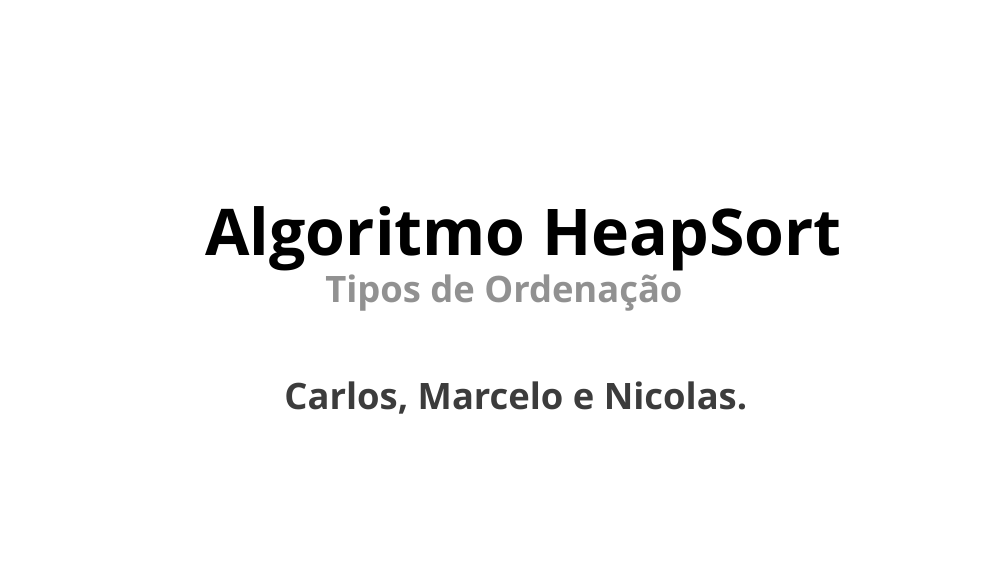
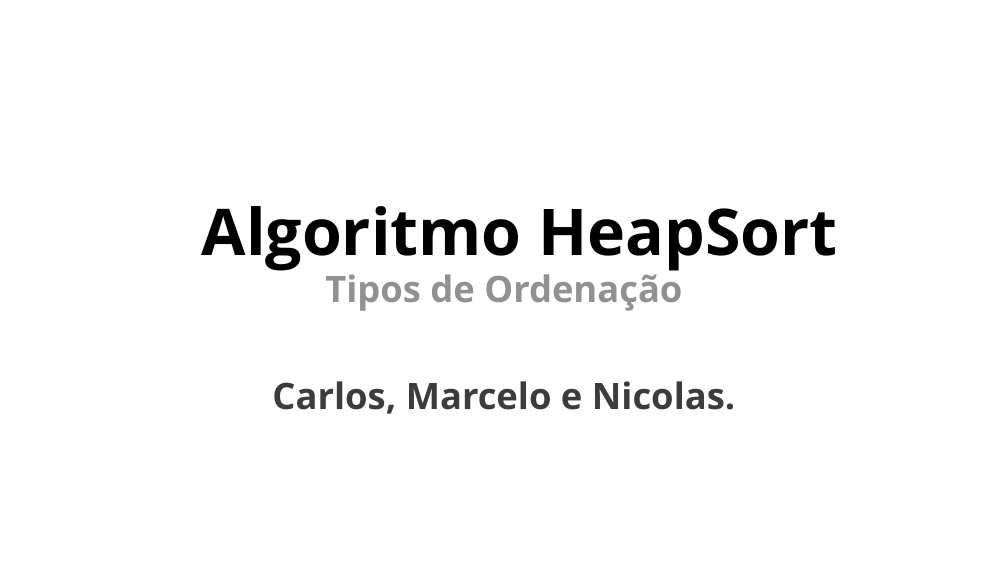
Before and after one commit to unibrasil-programacao-computadores/tp-heapsort, a slide deck: slide 1 of Heap_Sort.pptx. Drawn at 1008x567 pixels with LibreOffice and Linux fonts; fonts in the diff are those of the drawing. Boxes give left, top, right and bottom in pixels: in the first picture for what was removed or moved away, otherwise in the second. Text is boxed around its words. In the diff, an @@ line names an element or a change of style, - is before the commit and + after.

```diff
--- a/Heap_Sort.pptx
+++ b/Heap_Sort.pptx
@@ text "Algoritmo HeapSort": place and size @@
-text "Algoritmo HeapSort" at (206,206,841,271)
+text "Algoritmo HeapSort" at (202,206,837,271)
@@ text "Carlos, Marcelo e Nicolas.": place and size @@
-text "Carlos, Marcelo e Nicolas." at (284,381,747,414)
+text "Carlos, Marcelo e Nicolas." at (272,381,735,414)
```
Also in this commit, not shown: 45 other slides changed, 3 slides removed.
